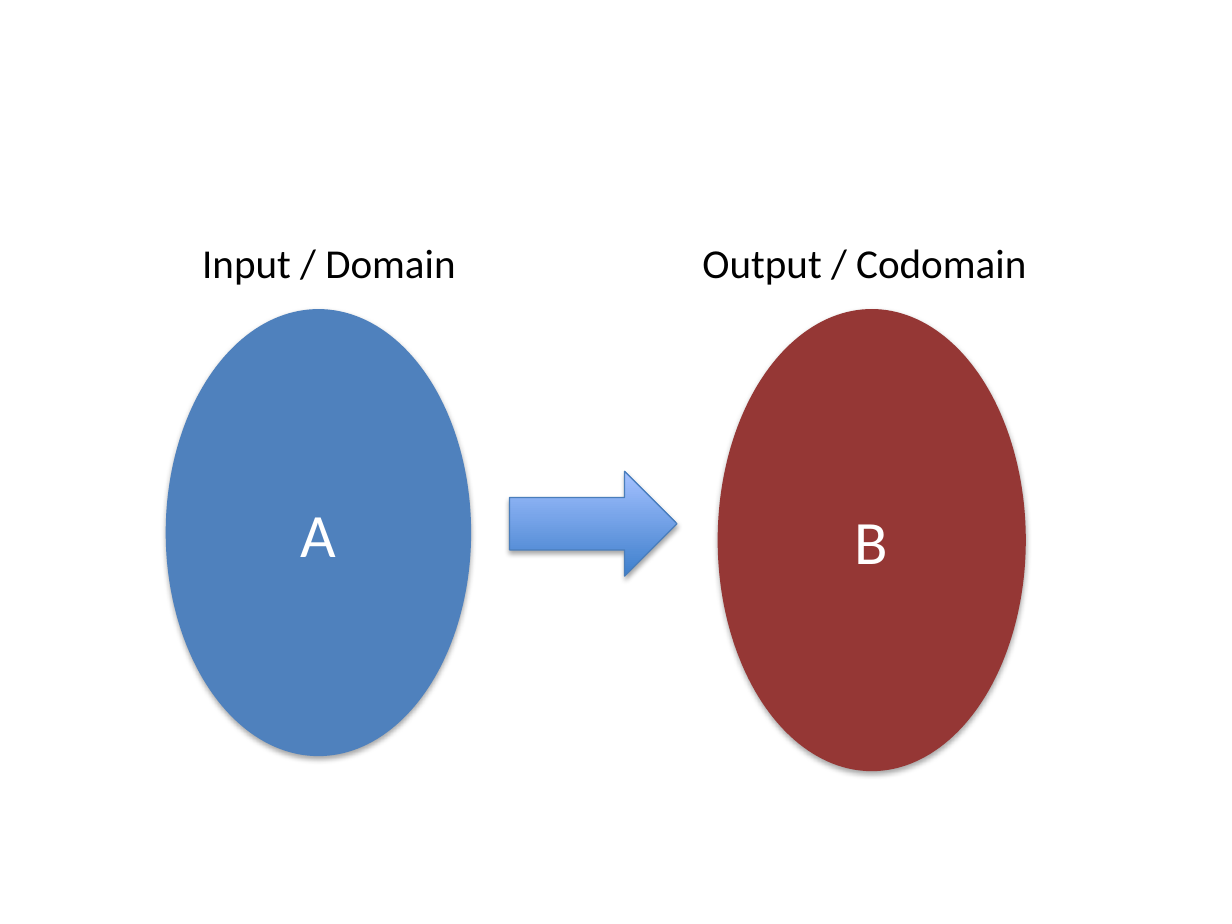
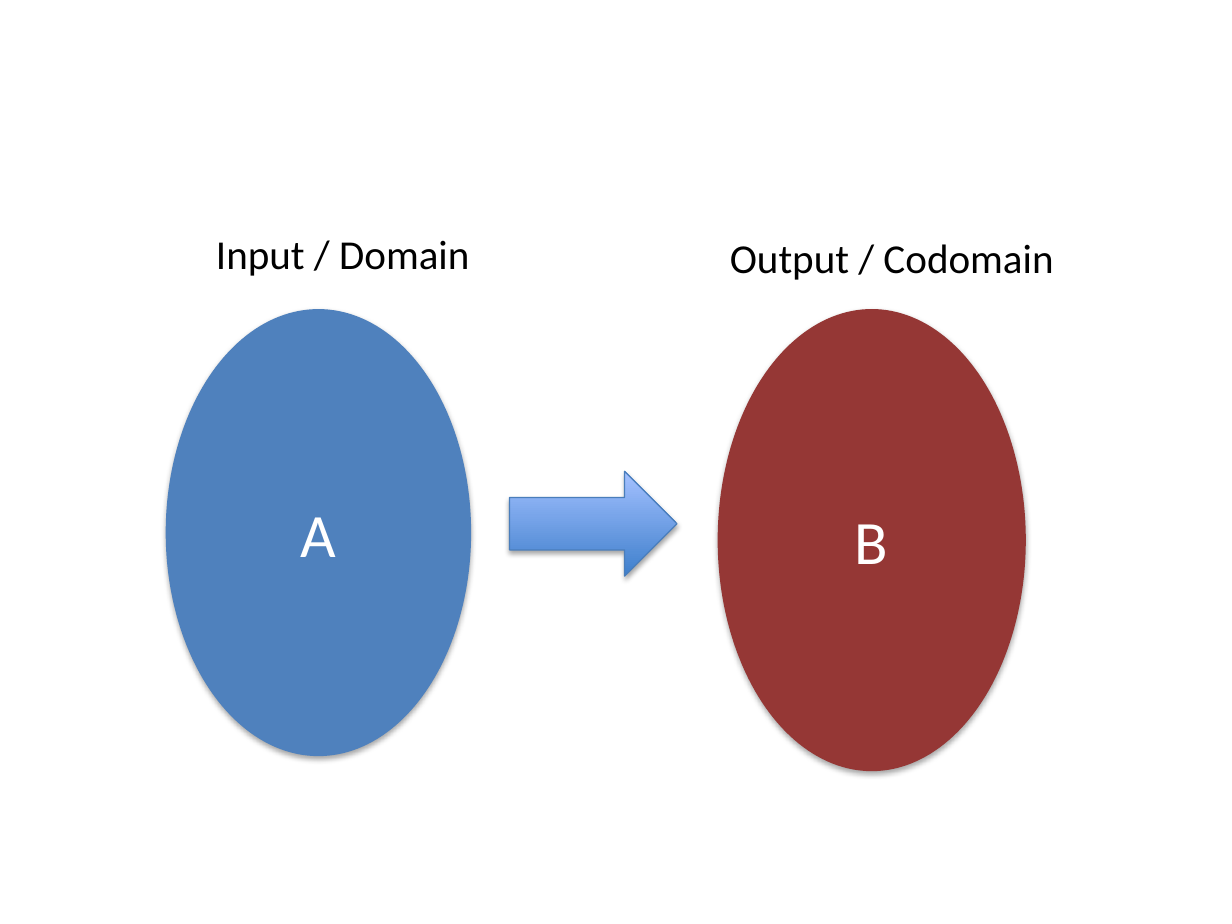
Before and after one commit to fp-tower/foundations, a slide deck: slide 3 of Diagrams.pptx. Drawn at 1232x924 pixels with LibreOffice and Linux fonts; fonts in the diff are those of the drawing. Boxes give left, top, right and bottom in pixels: in the first picture for what was removed or moved away, otherwise in the second. Text is boxed around its words. In the diff, an @@ line names an element or a change of style, - is before the commit and + after.

```diff
--- a/Diagrams.pptx
+++ b/Diagrams.pptx
@@ text "Input / Domain": place and size @@
-text "Input / Domain" at [202,249,455,285]
+text "Input / Domain" at [216,240,469,276]
@@ text "Output / Codomain": place and size @@
-text "Output / Codomain" at [702,249,1026,285]
+text "Output / Codomain" at [730,244,1053,280]
```
Also in this commit, not shown: 5 other slides changed, 3 slides added, 18 other files.
